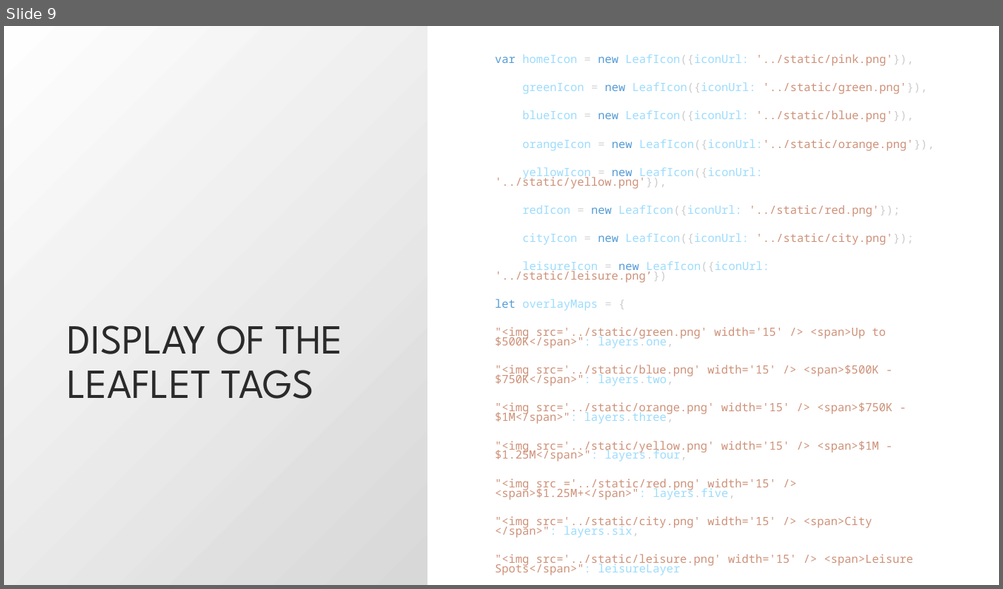
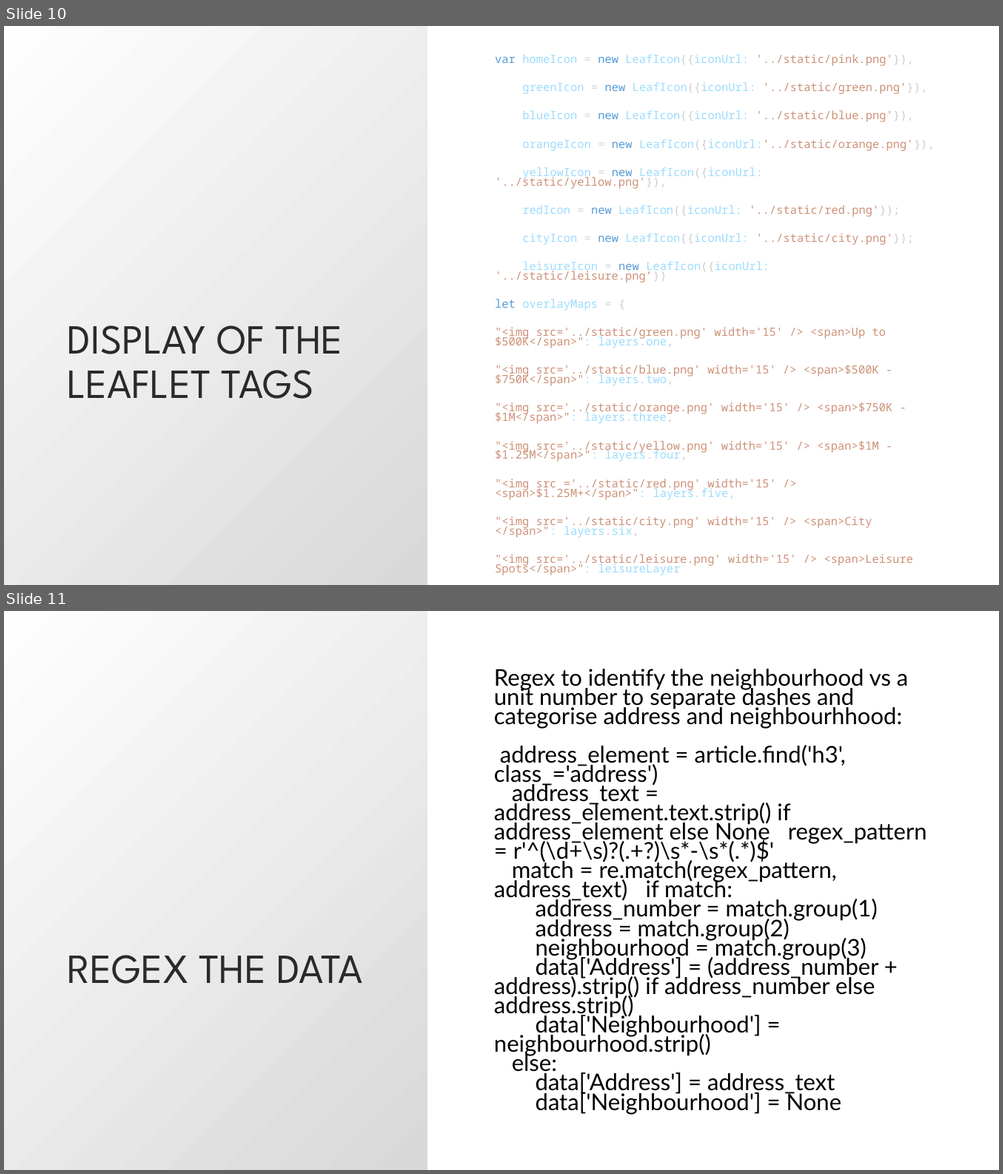
Before and after one commit to MaisieDeGraaf/housing-project-3, a slide deck: Project 3 Presenation.pptx. Shown one above the other, each under a label of ours: slide 9 before the commit, slides 10 and 11 after it. The pictures are 1003x589 and 1003x1174 pixels, drawn with LibreOffice and Linux fonts; fonts in the diff are those of the drawing. Boxes give left, top, right and bottom in pixels: in the first picture for what was removed or moved away, otherwise in the second. Text is boxed around its words. In the diff, an @@ line names an element or a change of style, - is before the commit and + after.

```diff
--- a/Project 3 Presenation.pptx
+++ b/Project 3 Presenation.pptx
@@ slide 11 added at (x1=4, y1=611, x2=999, y2=1170), background #FFFFFF; not listed: 1 template element that a slide beside it also shows @@
@@ text added at (x1=494, y1=669, x2=927, y2=1114), 22.2 pt, text #000000 @@
+Regex to identify the neighbourhood vs a unit number to separate dashes and categorise address and neighbourhhood:
+address_element = article.find('h3', class_='address')
+address_text = address_element.text.strip() if address_element else None regex_pattern = r'^(\d+\s)?(.+?)\s*-\s*(.*)$'
+match = re.match(regex_pattern, address_text) if match:
+address_number = match.group(1)
+address = match.group(2)
+neighbourhood = match.group(3)
+data['Address'] = (address_number + address).strip() if address_number else address.strip()
+data['Neighbourhood'] = neighbourhood.strip()
+else:
+data['Address'] = address_text
+data['Neighbourhood'] = None
@@ title added at (x1=68, y1=955, x2=363, y2=984), 40 pt, text #2A2A2A @@
+REGEX THE DATA
@@ what was slide 9 is now slide 10 @@
```
